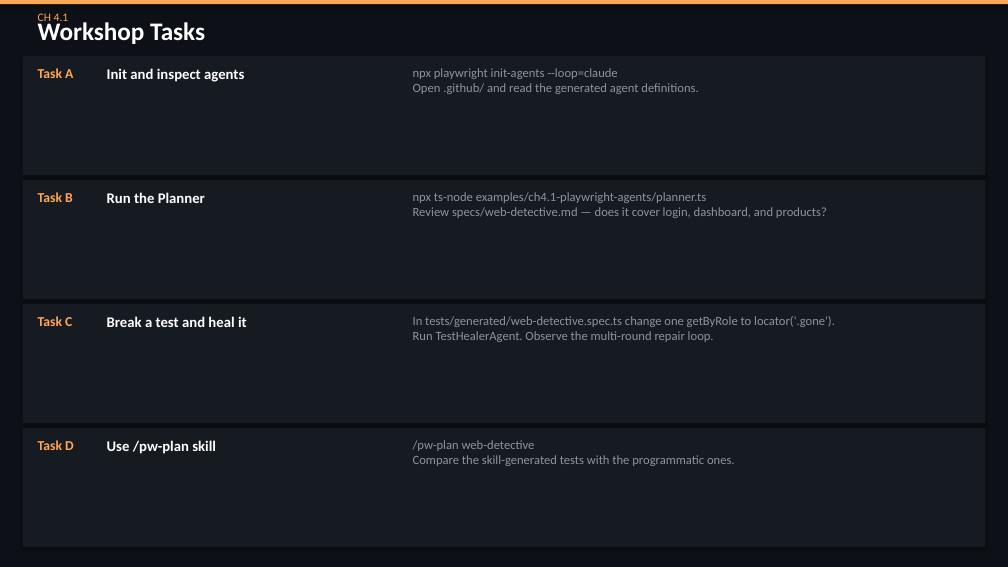
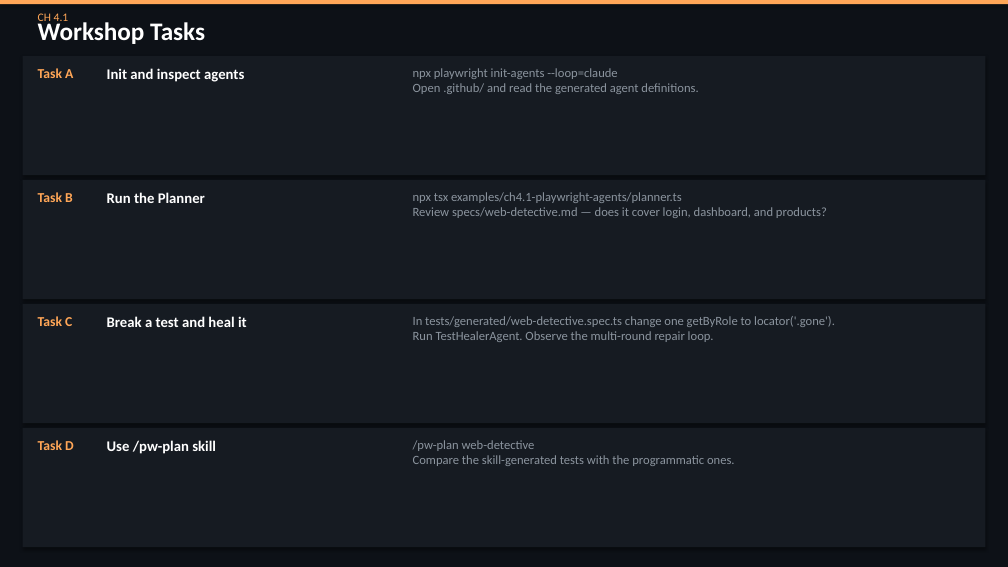
Before and after one commit to QA-Olympians-Academy/web-detective, a slide deck: slide 51 of web-detective-workshop.pptx. Drawn at 1008x567 pixels with LibreOffice and Linux fonts; fonts in the diff are those of the drawing. Boxes give left, top, right and bottom in pixels: in the first picture for what was removed or moved away, otherwise in the second. Text is boxed around its words. In the diff, an @@ line names an element or a change of style, - is before the commit and + after.

Commit message:
fix ts-node

```diff
--- a/web-detective-workshop.pptx
+++ b/web-detective-workshop.pptx
@@ text at box(413, 192, 827, 218): text changed @@
-npx ts-node examples/ch4.1-playwright-agents/planner.ts
-Review specs/web-detective.md — does it cover login, dashboard, and products?
+npx tsx examples/ch4.1-playwright-agents/planner.ts
+Review specs/web-detective.md — does it cover login, dashboard, and products?
```
Also in this commit, not shown: 8 other slides changed, 29 other files.
